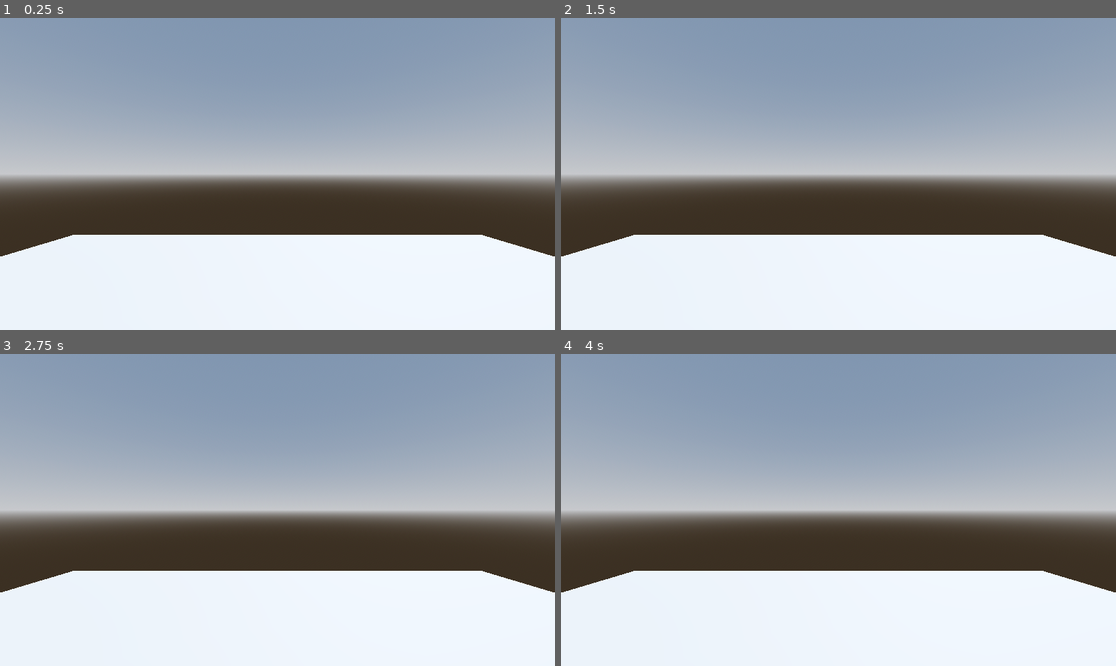
Above: before the commit, frames 1-4 (two rows, left to right).
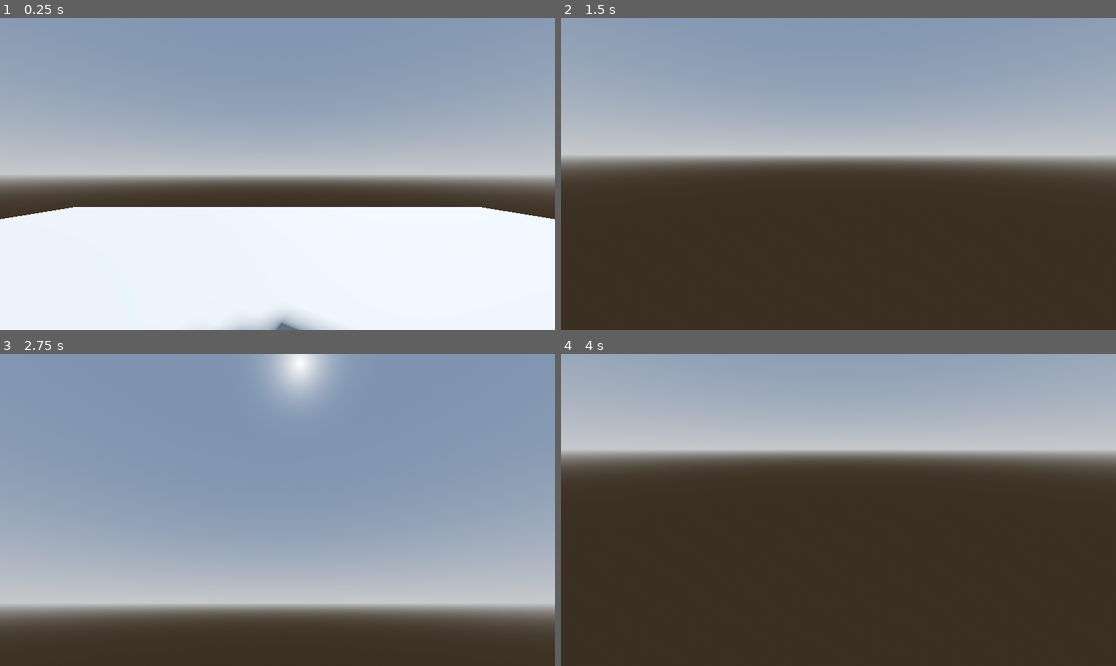
Above: after the commit, the same moments.

Repository: toni-zitoni/Boom
Game: Godot game, scene res://world.tscn
Two runs of this game, one before a commit and one after it. Both use one fixed random seed, a clock stepped at 60 frames per second and the inputs below.
Inputs (mouse positions are in pixels of both pictures, inside the frame that each line leads up to):
- Up to frame 1 (0.25 s): no input
- Up to frame 2 (1.5 s): move the mouse to (960, 158) at 0.52 s; hold D (right) 0.53-1.28 s; click (960, 158) at 0.6 s; tap Space (jump) at 0.77 s; tap Enter at 1.25 s; move the mouse to (727, 189) at 1.27 s; hold S (down) from 1.28 s (still down); click (727, 189) at 1.35 s
- Up to frame 3 (2.75 s): tap Space (jump) at 1.52, 2 s; move the mouse to (333, 441) at 2.02 s; release S (down) at 2.03 s; hold D (right) from 2.03 s (still down); click (333, 441) at 2.1 s
- Up to frame 4 (4 s): tap Enter at 2.75 s; move the mouse to (810, 572) at 2.77 s; release D (right) at 2.78 s; hold W (up) 2.78-3.53 s; click (810, 572) at 2.85 s; tap Space (jump) at 3.02, 3.5, 3.77 s; move the mouse to (1005, 556) at 3.52 s; hold A (left) from 3.53 s (still down); click (1005, 556) at 3.6 s

The runs differ from the first frame. In frame 1, 9.9% of the frame differs, in the area x 0-100%, y 60-100%; in frame 2, 40%; in frame 3, 70%; in frame 4, 71%, in the area x 0-100%, y 11-100%.
Error before the commit: Parse Error: Cannot infer the type of "direction" variable because the value doesn't have a set type. (res://Player.gd:36)

Commit message:
Fixed problem in Player.gd and added tileset.

Diff:
--- a/Player.gd
+++ b/Player.gd
@@ -33,7 +33,7 @@
 
 	# Get the input direction and handle the movement/deceleration.
 	var input_dir := Input.get_vector("left", "right", "up", "down")
-	var direction := (head.transform.basis * Vector3(input_dir.x, 0, input_dir.y)).normalized()
+	var direction = (head.transform.basis * Vector3(input_dir.x, 0, input_dir.y)).normalized()
 	if direction:
 		velocity.x = direction.x * SPEED
 		velocity.z = direction.z * SPEED
Binary file added: 0x72_DungeonTilesetII_v1.7/0x72_DungeonTilesetII_v1.7/0x72_DungeonTilesetII_v1.7.png
Not shown, added: 0x72_DungeonTilesetII_v1.7/0x72_DungeonTilesetII_v1.7/0x72_DungeonTilesetII_v1.7.png.import
Binary file added: 0x72_DungeonTilesetII_v1.7/0x72_DungeonTilesetII_v1.7/atlas_floor-16x16.png
Not shown, added: 0x72_DungeonTilesetII_v1.7/0x72_DungeonTilesetII_v1.7/atlas_floor-16x16.png.import
Binary file added: 0x72_DungeonTilesetII_v1.7/0x72_DungeonTilesetII_v1.7/atlas_walls_high-16x32.png
Not shown, added: 0x72_DungeonTilesetII_v1.7/0x72_DungeonTilesetII_v1.7/atlas_walls_high-16x32.png.import
Binary file added: 0x72_DungeonTilesetII_v1.7/0x72_DungeonTilesetII_v1.7/atlas_walls_low-16x16.png
Not shown, added: 0x72_DungeonTilesetII_v1.7/0x72_DungeonTilesetII_v1.7/atlas_walls_low-16x16.png.import
Binary file added: 0x72_DungeonTilesetII_v1.7/0x72_DungeonTilesetII_v1.7/frames/angel_idle_anim_f0.png
Not shown, added: 0x72_DungeonTilesetII_v1.7/0x72_DungeonTilesetII_v1.7/frames/angel_idle_anim_f0.png.import
Binary file added: 0x72_DungeonTilesetII_v1.7/0x72_DungeonTilesetII_v1.7/frames/angel_idle_anim_f1.png
Not shown, added: 0x72_DungeonTilesetII_v1.7/0x72_DungeonTilesetII_v1.7/frames/angel_idle_anim_f1.png.import
(and 741 more such lines)
